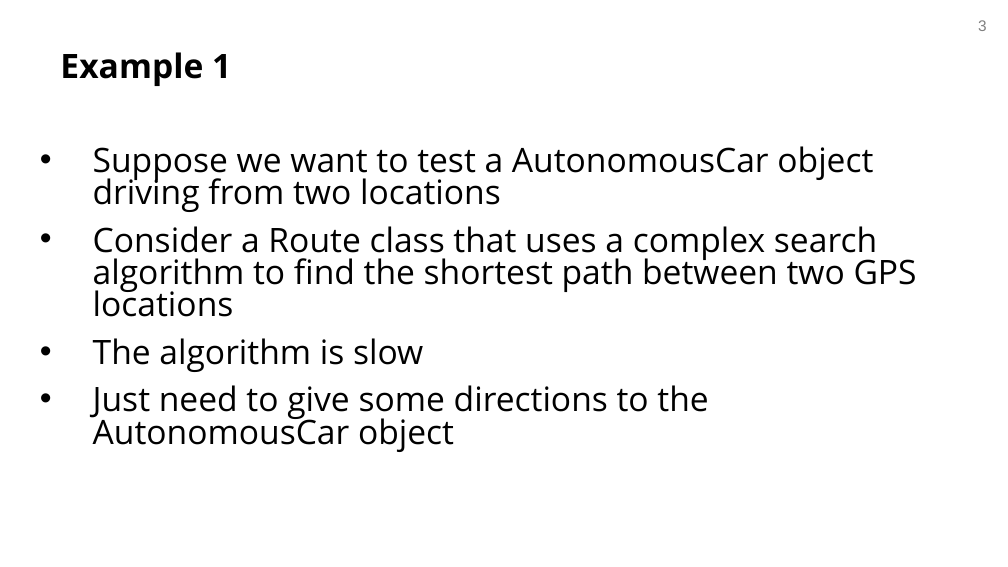
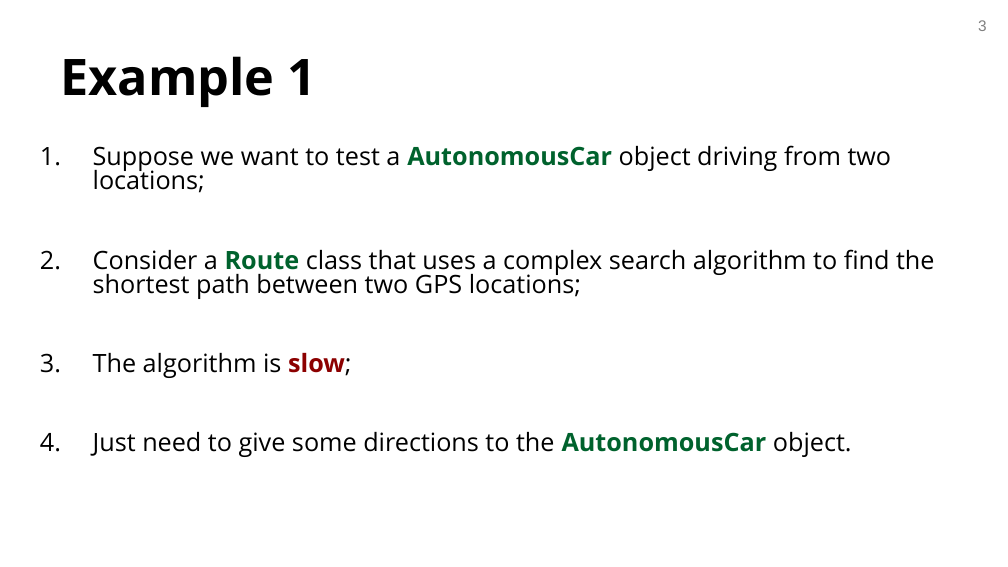
Before and after one commit to avishj/recitation-2-f24, a slide deck: slide 3 of resources/17623-recitation2.pptx. Drawn at 1008x567 pixels with LibreOffice and Linux fonts; fonts in the diff are those of the drawing; background and template pictures are left out. Boxes give left, top, right and bottom in pixels: in the first picture for what was removed or moved away, otherwise in the second. Text is boxed around its words. In the diff, an @@ line names an element or a change of style, - is before the commit and + after.

Commit message:
Updated powerpoint

```diff
--- a/resources/17623-recitation2.pptx
+++ b/resources/17623-recitation2.pptx
@@ title "Example 1" at [60,56,317,107]: size 24 to 36 pt @@
@@ text at [93,145,934,457]: text changed; size 24 to 18 pt @@
-• Suppose we want to test a AutonomousCar object driving from two locations
-• Consider a Route class that uses a complex search algorithm to find the shortest path between two GPS locations
-• The algorithm is slow
-• Just need to give some directions to the AutonomousCar object
+1. Suppose we want to test a AutonomousCar object driving from two locations;
+2. Consider a Route class that uses a complex search algorithm to find the shortest path between two GPS locations;
+3. The algorithm is slow;
+4. Just need to give some directions to the AutonomousCar object.
```
Also in this commit, not shown: 14 other slides changed, 2 slides removed.
